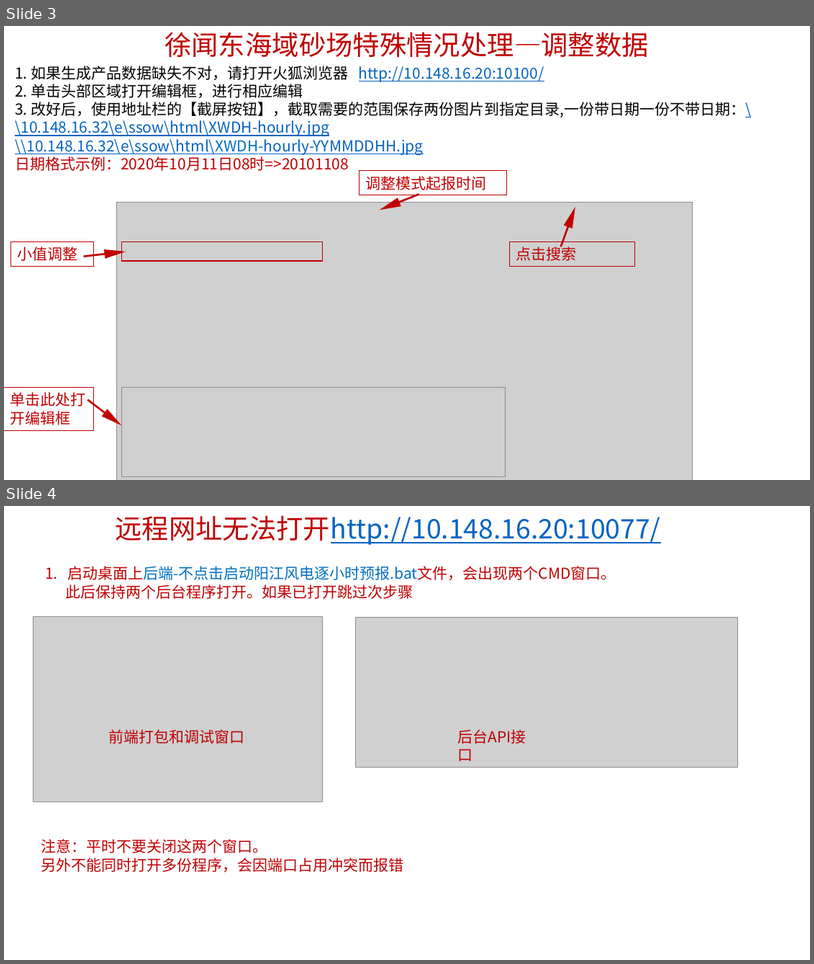
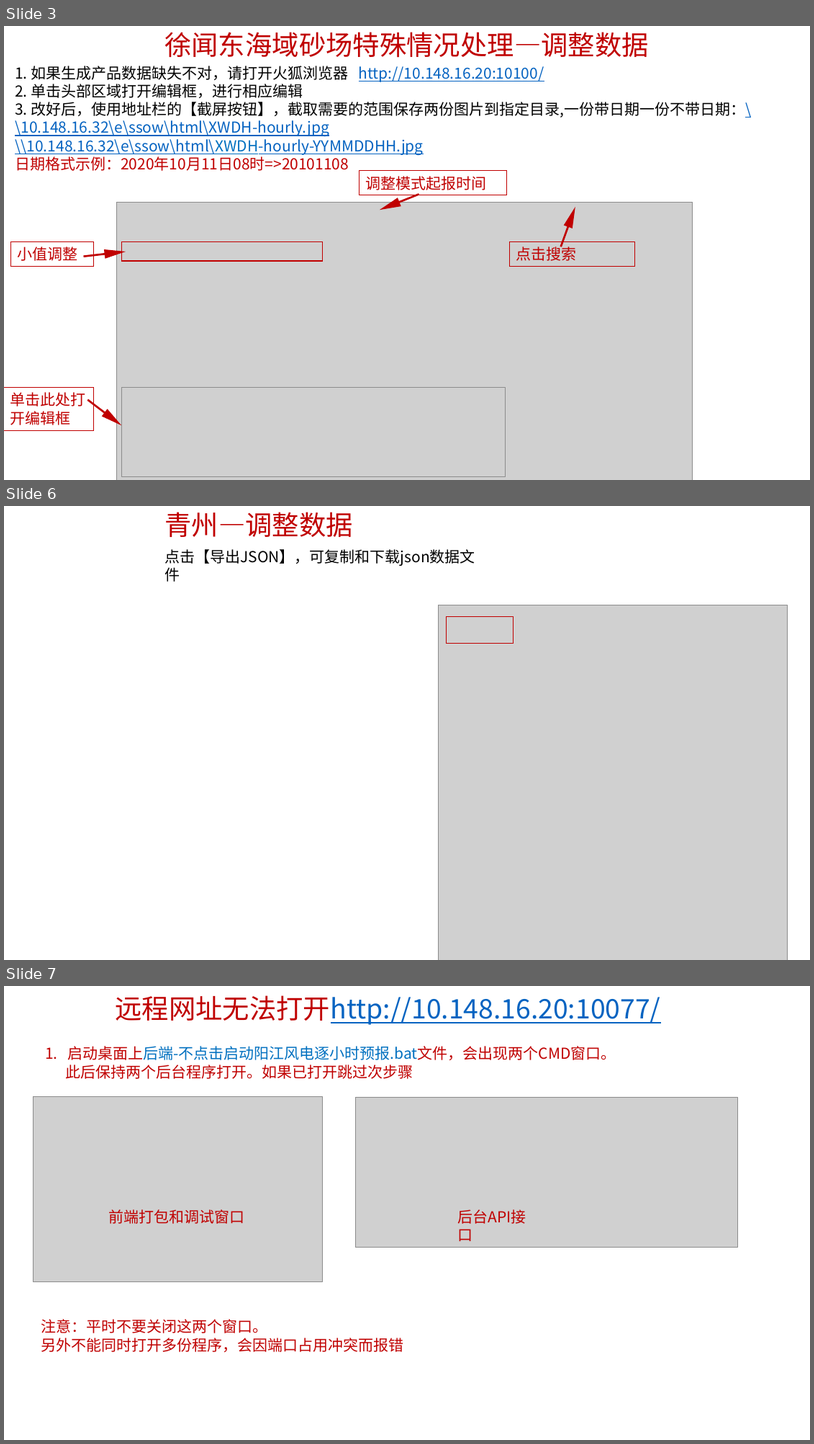
Before and after one commit to hanchyhill/wind-force, a slide deck: 说明文档.pptx. Shown one above the other, each under a label of ours: slides 3 and 4 before the commit, slides 3, 6 and 7 after it; the slides between them are not shown. The pictures are 814x964 and 814x1444 pixels, drawn with LibreOffice and Linux fonts; fonts in the diff are those of the drawing; grey boxes stand for pictures. Boxes give left, top, right and bottom in pixels: in the first picture for what was removed or moved away, otherwise in the second. Text is boxed around its words. In the diff, an @@ line names an element or a change of style, - is before the commit and + after.

```diff
--- a/说明文档.pptx
+++ b/说明文档.pptx
@@ slide 6 added at (x1=4, y1=506, x2=810, y2=960), background #FFFFFF @@
@@ text added at (x1=165, y1=512, x2=352, y2=537), 32 pt, text #C00000 @@
+青州—调整数据
@@ text added at (x1=165, y1=549, x2=476, y2=566), 18 pt, text #000000 @@
+点击【导出JSON】，可复制和下载json数据文件
@@ picture added at (x1=439, y1=605, x2=788, y2=960) @@
@@ rectangle added at (x1=446, y1=617, x2=513, y2=644), outline #C00000 1 pt @@
@@ what was slide 4 is now slide 7 @@
```
Also in this commit, not shown: 2 other slides added, 1 other file.
